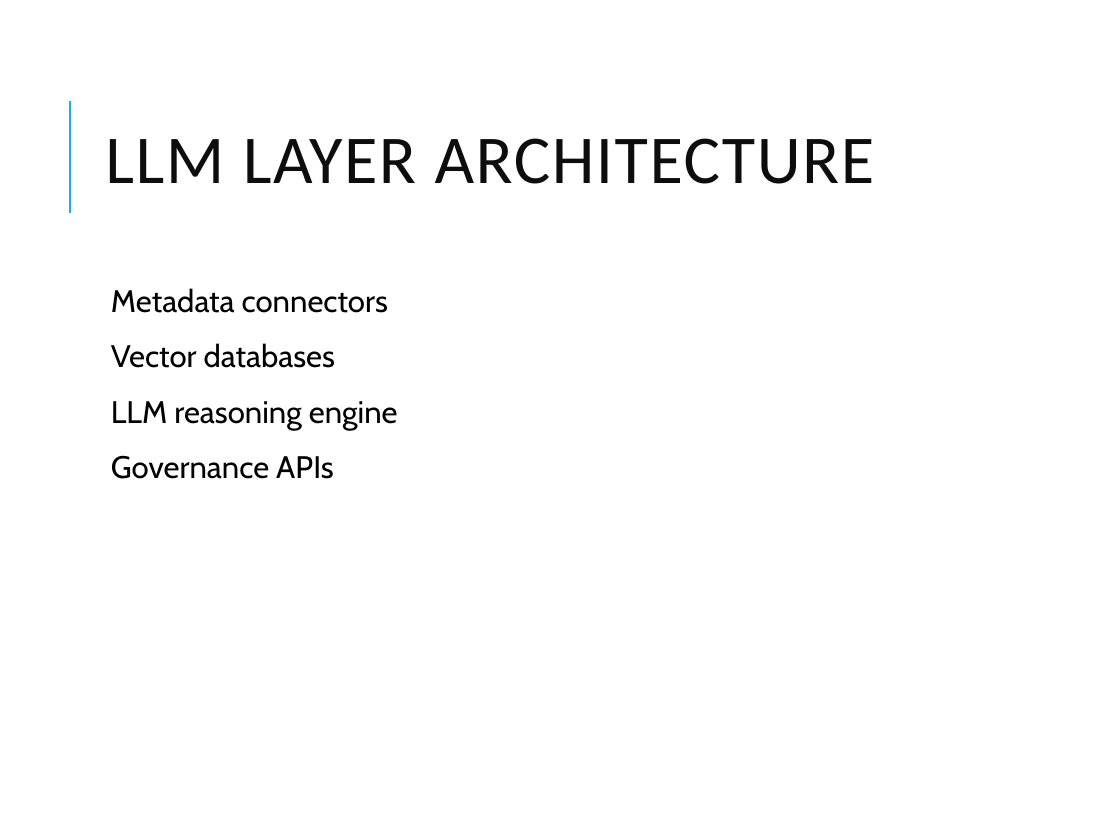
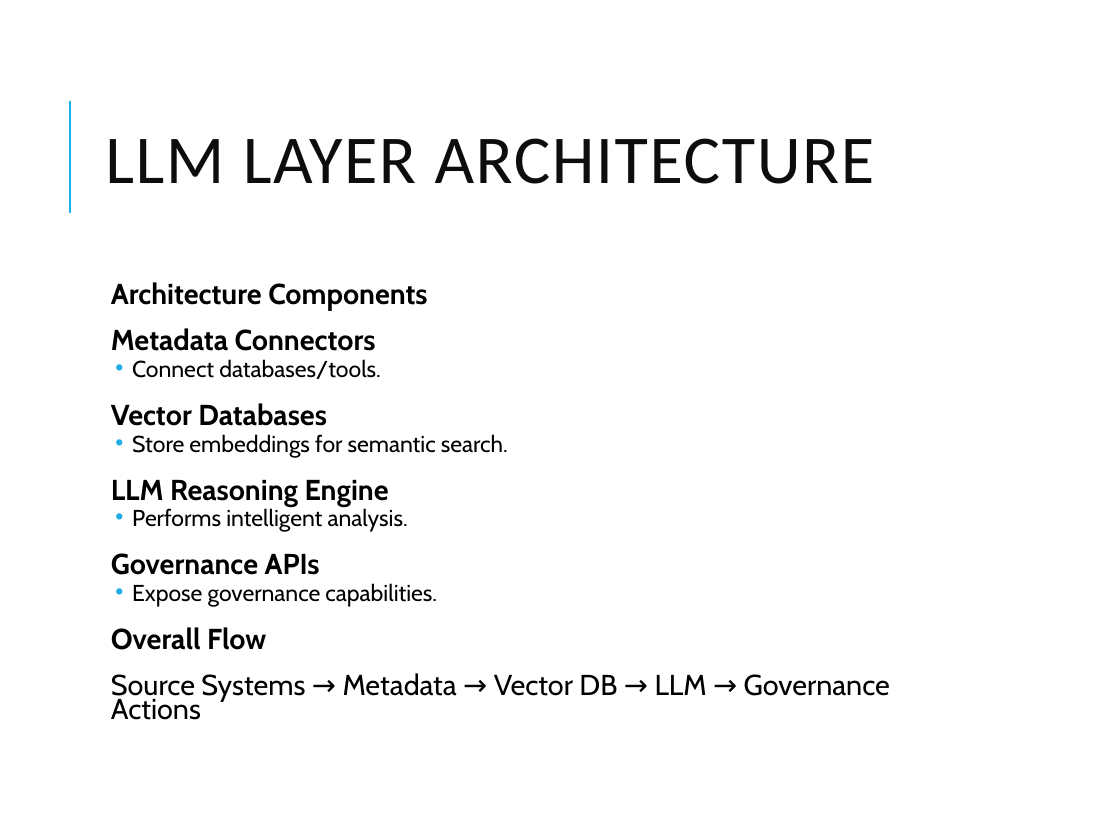
Before and after one commit to vikash-verma-profile/SIG-GENAI-May-2026, a slide deck: slide 49 of Week-3/Day-3/AI_Governance_Lineage_Metadata_Automation.pptx (slide 27 before the commit). Drawn at 1120x840 pixels with LibreOffice and Linux fonts; fonts in the diff are those of the drawing. Boxes give left, top, right and bottom in pixels: in the first picture for what was removed or moved away, otherwise in the second. Text is boxed around its words. In the diff, an @@ line names an element or a change of style, - is before the commit and + after.

```diff
--- a/Week-3/Day-3/AI_Governance_Lineage_Metadata_Automation.pptx
+++ b/Week-3/Day-3/AI_Governance_Lineage_Metadata_Automation.pptx
@@ text at bbox=[111, 282, 508, 532]: text changed; size 20 to 14.8 pt @@
-  Metadata connectors
-  Vector databases
-  LLM reasoning engine
+  Architecture Components
+  Metadata Connectors
+  • Connect databases/tools.
+  Vector Databases
+  • Store embeddings for semantic search.
+  LLM Reasoning Engine
+  • Performs intelligent analysis.
@@ text at bbox=[111, 553, 320, 575]: size 20 to 18.5 pt, bold on in "Governance APIs"; line spacing 0.9 to 0.7 @@
@@ text at bbox=[111, 583, 890, 720]: paragraphs added @@
+  • Expose governance capabilities.
+  Overall Flow
+  Source Systems → Metadata → Vector DB → LLM → Governance Actions
```
Also in this commit, not shown: 19 other slides changed, 22 slides added, 1 other file.
